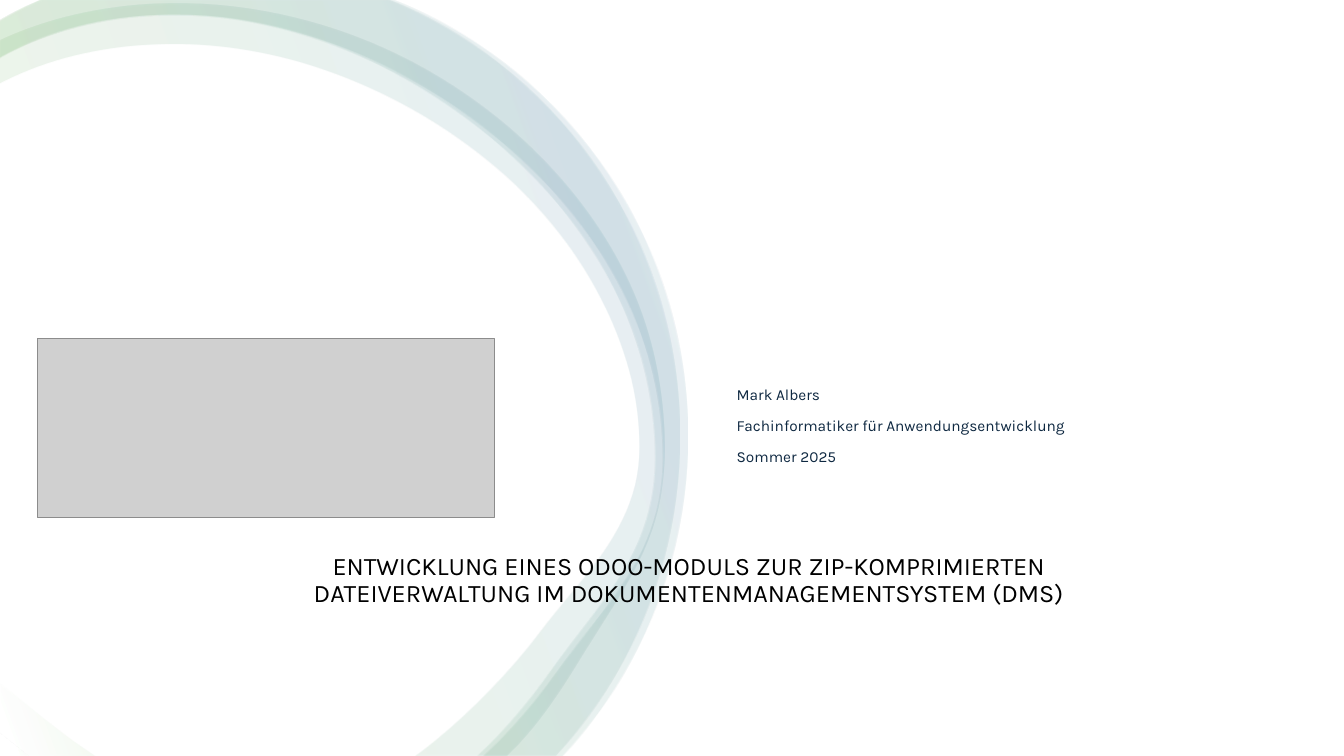
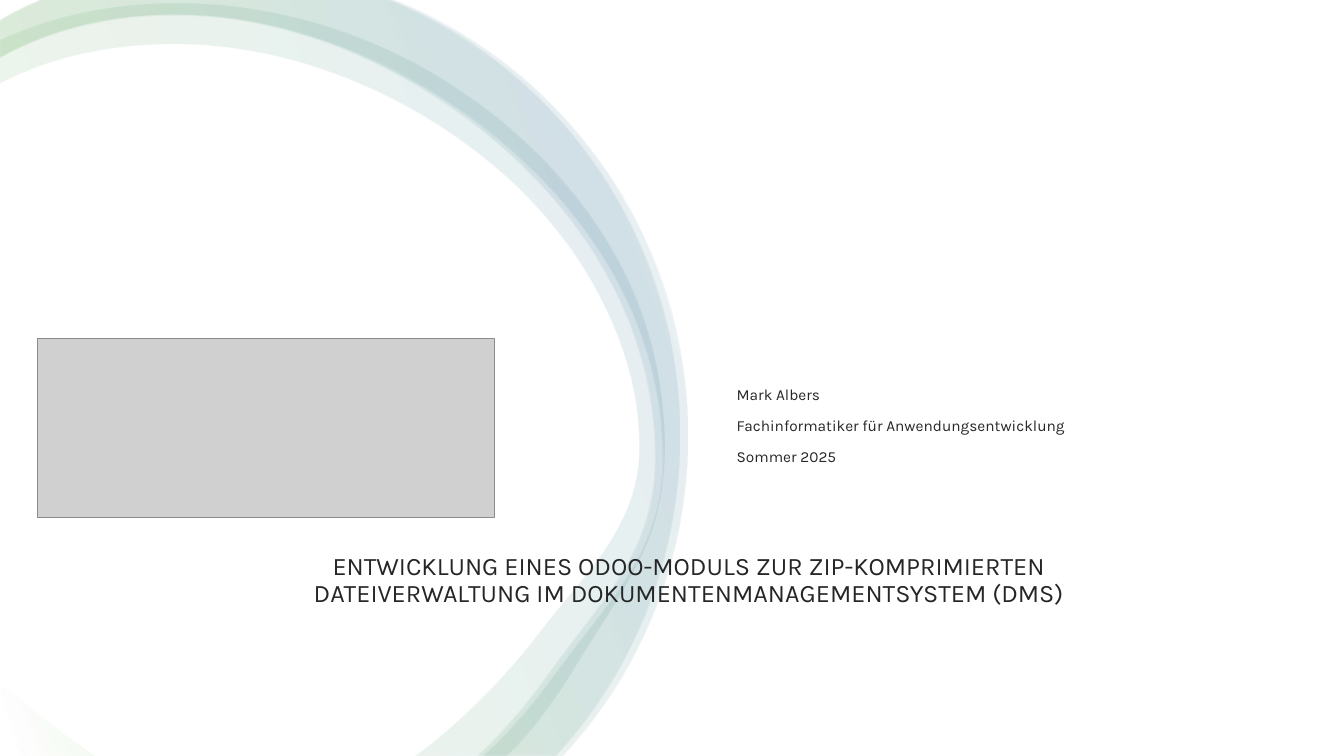
Before and after one commit to mork02/IHK-Projekt, a slide deck: slide 1 of Präsentation/Entwicklung eines Odoo-Moduls zur ZIP-komprimierten Dateiverwaltung im Dokumentenmanagementsystem.pptx. Drawn at 1344x756 pixels with LibreOffice and Linux fonts; fonts in the diff are those of the drawing; grey boxes stand for pictures. Boxes give left, top, right and bottom in pixels: in the first picture for what was removed or moved away, otherwise in the second. Text is boxed around its words. In the diff, an @@ line names an element or a change of style, - is before the commit and + after.

```diff
--- a/Präsentation/Entwicklung eines Odoo-Moduls zur ZIP-komprimierten Dateiverwaltung im Dokumentenmanagementsystem.pptx
+++ b/Präsentation/Entwicklung eines Odoo-Moduls zur ZIP-komprimierten Dateiverwaltung im Dokumentenmanagementsystem.pptx
@@ subtitle "Mark Albers" at (737,389,1064,462): text colour #0E2841 to #262626 @@
@@ text "ENTWICKLUNG EINES ODOO-MODULS ZUR ZIP-KOMPRIMIERTEN ..." at (314,559,1063,608): text colour #000000 to #262626 @@
```
Also in this commit, not shown: 13 other slides changed, 1 slide added.
